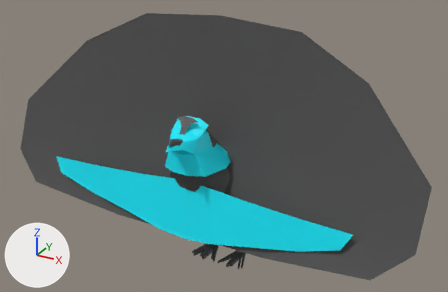
The Blender file scenes/superb.blend as it was, and as the next commit left it.
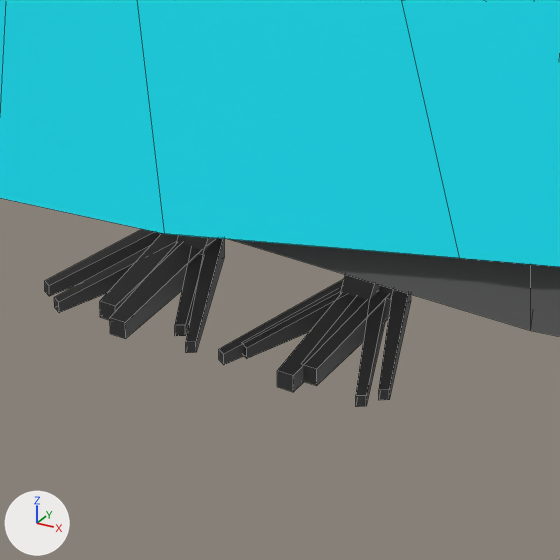
Each version is shown whole from a 50 mm camera at (4.56, -8.27, 6.26) aimed at (-0.25, 0.47, 1.89), then close up on the part from 41% to 60% of the width and 72% to 100% of the height. Arrows for +X, +Y and +Z are at lower left; the lights stay in place. The close-ups show mesh edges as thin lines.

Script lines for the objects in view, before the commit:
```python
me_mesh_014 = bpy.data.meshes.new('Mesh.014')
me_mesh_014.from_pydata(...)  # 20 vertices, 18 faces; spans x -0.213..0.213, y -0.475..0.0, z -0.075..0.0
me_mesh_014.materials.append(mat_black)  # dark grey #4a4a4a
ob_f_feet_l = bpy.data.objects.new('f_feet_l', me_mesh_014)
ob_f_feet_l.parent = ob_f_leg_l
ob_f_feet_l.matrix_parent_inverse = Matrix(((1.0, 0.0, 0.0, -0.252), (0.0, 1.0, 0.0, -0.434), (0.0, 0.0, 1.0, -0.443), (0.0, 0.0, 0.0, 1.0)))
ob_f_feet_l.location = (0.25, 0.151, 0.0744)
ob_m_feet_l = bpy.data.objects.new('m_feet_l', me_mesh_014)
ob_m_feet_l.parent = ob_m_leg_l
ob_m_feet_l.matrix_parent_inverse = Matrix(((1.0, 0.0, 0.0, -0.252), (0.0, 1.0, 0.0, -0.434), (0.0, 0.0, 1.0, -0.443), (0.0, 0.0, 0.0, 1.0)))
ob_m_feet_l.location = (0.25, 0.151, 0.0744)
ob_m_feet_r = bpy.data.objects.new('m_feet_r', me_mesh_014)
ob_m_feet_r.parent = ob_m_leg_r
ob_m_feet_r.matrix_parent_inverse = Matrix(((1.0, 0.0, 0.0, -0.252), (0.0, 1.0, 0.0, -0.434), (0.0, 0.0, 1.0, -0.443), (0.0, 0.0, 0.0, 1.0)))
ob_m_feet_r.location = (0.25, 0.151, 0.0744)
# also in view: 'm_oval' at (0.0, -0.74, 2.68); 'm_shield' at (0.0, -1.2, 1.51); 'f_feet_r' at (-0.3, -0.04, 0.04)
```
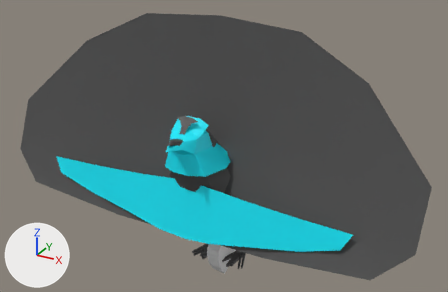
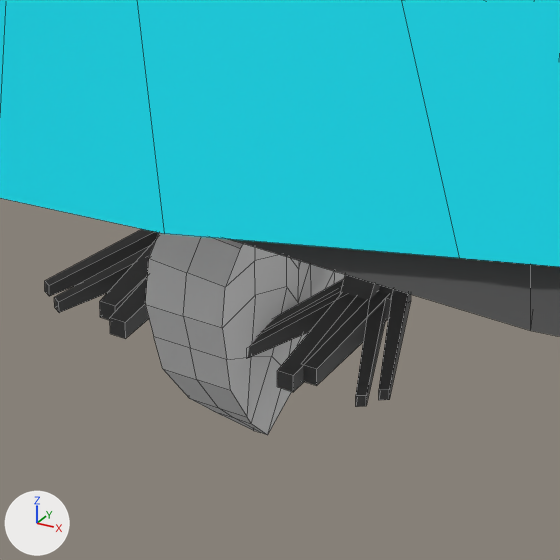
The change, as a diff of the scene's bpy script:
```diff
--- a/scenes/superb.blend.py
+++ b/scenes/superb.blend.py
@@ me_cube @@
+me_cube.from_pydata(...)  # 90 vertices, 88 faces; spans x -1.02..1.02, y -1.0..1.0, z -1.0..1.0
@@ ob_heart @@
+ob_heart = bpy.data.objects.new('heart', me_cube)
+ob_heart.location = (0.0, 0.0, 0.0)
+ob_heart.scale = (0.113, 0.405, 0.405)
```

Boxes (x1, y1, x2, y2) around the edits, measured in the close-ups (560 x 560 px):
'heart', added: after (145, 233, 345, 435)
